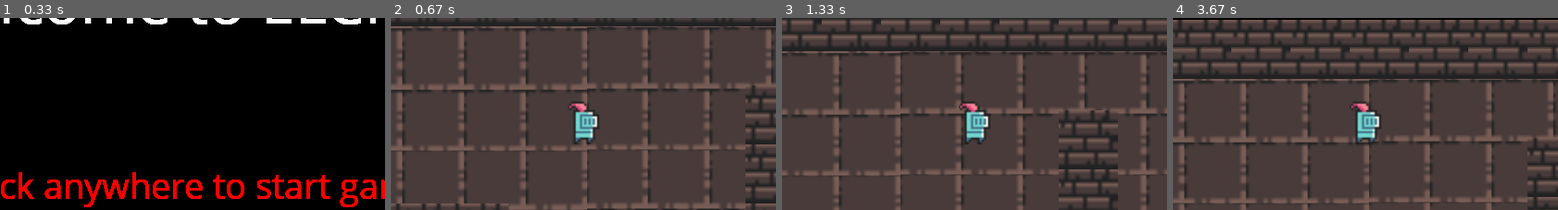
Above: before the commit, frames 1-4 (left to right).
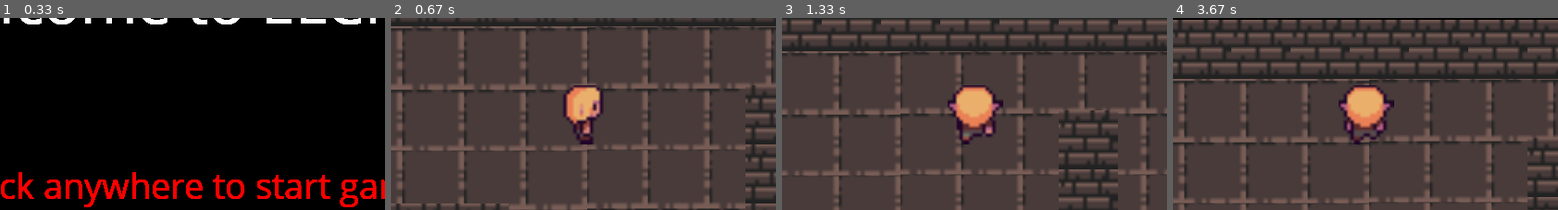
Above: after the commit, the same moments.

Repository: kobemaristela/ElChess
Game: pygame game, started from Map/rpg_game.py
Two runs of this game, one before a commit and one after it. Both use one fixed random seed, a clock stepped at 60 frames per second and the inputs below.
Inputs (mouse positions are % of the whole screen's width and height, from its top left):
- Up to frame 1 (0.33 s): no input
- Up to frame 2 (0.67 s): click (50, 40) at 0.38 s
- Up to frame 3 (1.33 s): hold Right 0.67-1.13 s; hold Up from 1.17 s (still down)
- Up to frame 4 (3.67 s): release Up at 1.47 s; hold Right 1.5-1.97 s; hold Left 2-2.53 s; hold Down 2.57-2.87 s; hold Left 2.9-3.3 s; hold Up from 3.33 s (still down)
The pictures show only the part of the screen within x 25-75%, y 15-65%; the shares and areas given below are measured in that part.

Frame 1 is identical in both runs. In frame 2, 2.4% of the frame differs, in the area x 44-56%, y 35-66%; in frame 3, 2.9%, in the area x 43-58%, y 35-66%; in frame 4, 2.9%.

Commit message:
added player animation

Diff:
--- a/Map/hero.py
+++ b/Map/hero.py
@@ -1,5 +1,6 @@
 import pygame
 import random
+from support import import_folder
 from pygame.locals import (
     RLEACCEL,
     K_UP,
@@ -17,6 +18,12 @@
         super().__init__(groups)
         self.image = pygame.image.load('./Graphics-Audio/knight_player.png').convert_alpha()
         self.rect = self.image.get_rect(topleft = position)
+
+        self.hitbox = self.rect
+        self.import_player_assets()
+        self.status = 'right'
+        self.frame_index = 0
+        self.animation_speed = 0.15
 
         self.direction = pygame.math.Vector2()
         self.speed = 3
@@ -41,23 +48,56 @@
         key_pressed = pygame.key.get_pressed()
         if key_pressed[pygame.K_UP]:
             self.direction.y = -1
+            self.status = 'up'
         elif key_pressed[pygame.K_DOWN]:
             self.direction.y = 1
+            self.status = 'down'
         else:
             self.direction.y = 0
 
         if key_pressed[pygame.K_RIGHT]:
             self.direction.x = 1
+            self.status = 'right'
         elif key_pressed[pygame.K_LEFT]:
             self.direction.x = -1
+            self.status = 'left'
         else:
             self.direction.x = 0
+
+    def import_player_assets(self):
+        player_path = './Graphics-Audio/player/'
+        self.animations = {'right_idle': [], 'left_idle': [], 'up_idle': [], 'down_idle': [],
+                            'right': [], 'left': [], 'up': [], 'down': []}
+        for animation in self.animations.keys():
+            full_path = player_path + animation
+            self.animations[animation] = import_folder(full_path)
+        print(self.animations)
+
+    def get_status(self):
+        if self.direction.x == 0 and self.direction.y == 0:
+            if 'idle' not in self.status:
+                self.status += '_idle'
+
+    def animate(self):
+        animation = self.animations[self.status]
+        self.frame_index += self.animation_speed
+        if self.frame_index >= len(animation):
+            self.frame_index = 0
+
+        self.image = animation[int(self.frame_index)]
+        self.rect = self.image.get_rect(center=self.hitbox.center)
 
     def move(self, speed):
         if self.direction.magnitude() != 0:
             self.direction = self.direction.normalize()
+
+        self.hitbox.x += self.direction.x * speed
+        self.hitbox.y += self.direction.y * speed
         self.rect.center += self.direction * speed
+
 
     def update(self):
         self.keyboard_input()
+        self.get_status()
+        self.animate()
         self.move(self.speed)
--- /dev/null
+++ b/Map/support.py
@@ -0,0 +1,13 @@
+from os import walk
+import pygame
+
+def import_folder(path):
+    surface_list = []
+
+    for _,__,img_files in walk(path):
+        for image in img_files:
+            full_path = path + '/' + image
+            image_surf = pygame.image.load(full_path).convert_alpha()
+            surface_list.append(image_surf)
+
+    return surface_list
Binary file added: Graphics-Audio/player/down/down_run_1.png
Binary file added: Graphics-Audio/player/down/down_run_2.png
Binary file added: Graphics-Audio/player/down/down_run_3.png
Binary file added: Graphics-Audio/player/down/down_run_4.png
Binary file added: Graphics-Audio/player/down/down_run_5.png
Binary file added: Graphics-Audio/player/down/down_run_6.png
Binary file added: Graphics-Audio/player/down/down_run_7.png
Binary file added: Graphics-Audio/player/down/down_run_8.png
Binary file added: Graphics-Audio/player/down_idle/down_idle.png
Binary file added: Graphics-Audio/player/left/left_run_1.png
Binary file added: Graphics-Audio/player/left/left_run_2.png
Binary file added: Graphics-Audio/player/left/left_run_3.png
(and 24 more such lines)
